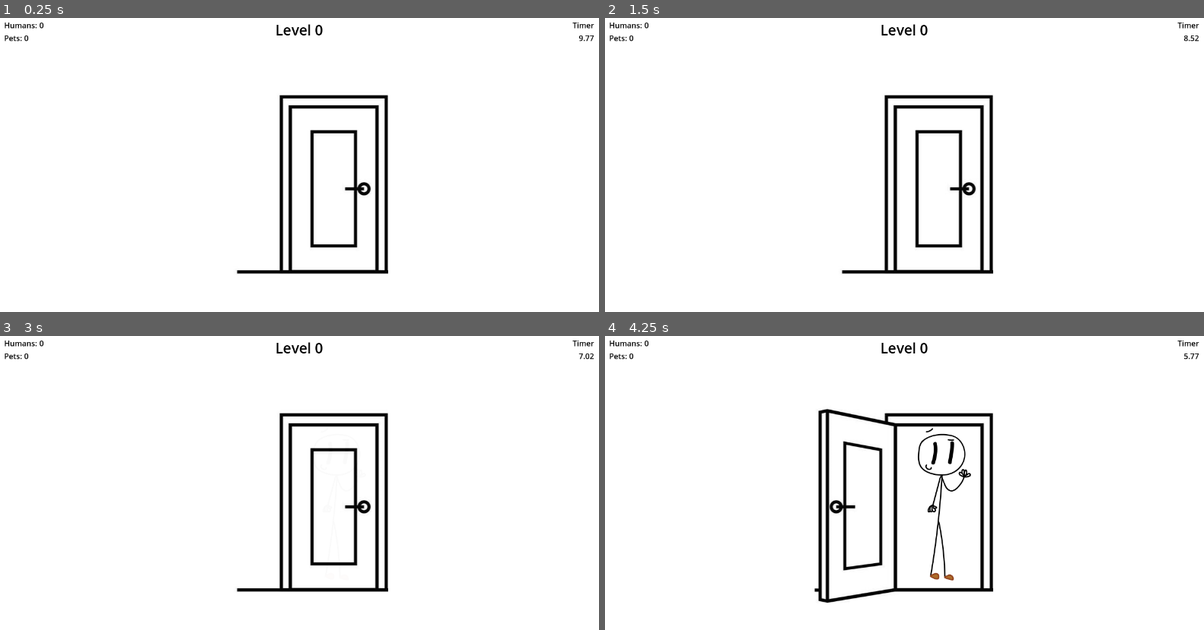
Above: before the commit, frames 1-4 (two rows, left to right).
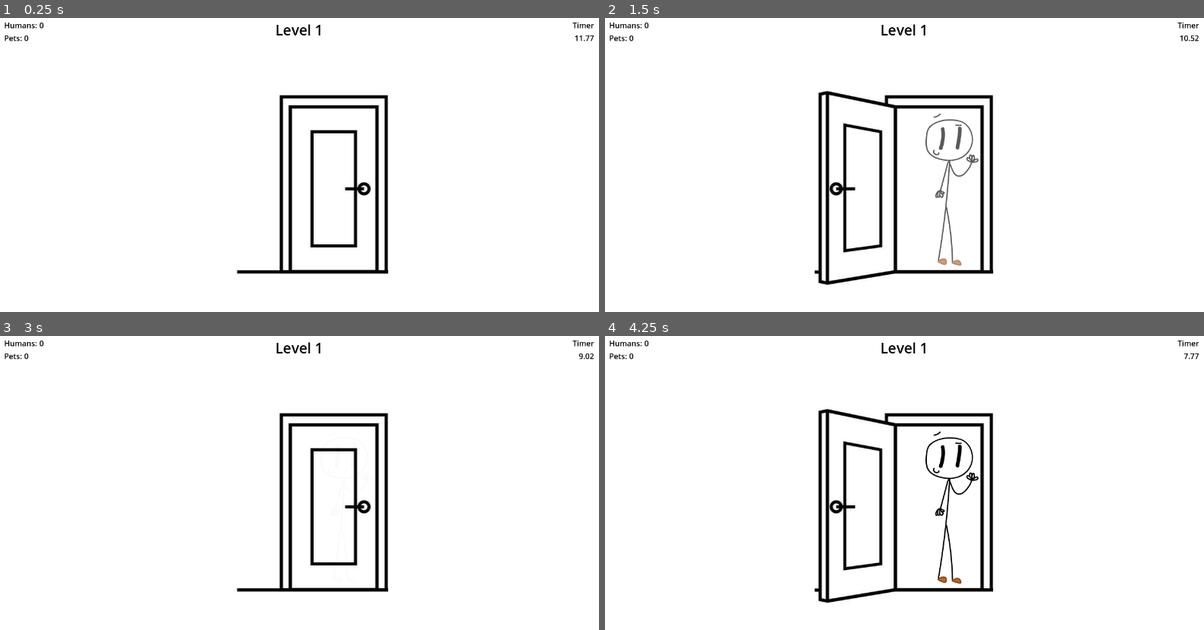
Above: after the commit, the same moments.

Repository: cjee246/NoPetsAllowed
Game: Godot game, scene res://scenes/main/main_game.tscn
The game is run twice, just before and just after one commit, with the same random seed, the same clock (stepped at 60 frames per second) and the same inputs.
Inputs (mouse positions are in pixels of both pictures, inside the frame that each line leads up to):
- Up to frame 1 (0.25 s): no input
- Up to frame 2 (1.5 s): tap Enter at 0.5 s; move the mouse to (910, 182) at 0.52 s; click (910, 182) at 0.67 s; move the mouse to (784, 203) at 1.27 s; click (784, 203) at 1.42 s
- Up to frame 3 (3 s): tap Space at 2 s; move the mouse to (359, 430) at 2.02 s; click (359, 430) at 2.17 s; tap Enter at 2.75 s; move the mouse to (269, 571) at 2.77 s; click (269, 571) at 2.92 s
- Up to frame 4 (4.25 s): move the mouse to (1084, 556) at 3.52 s; click (1084, 556) at 3.67 s

The runs differ from the first frame. In frame 1, less than 0.1% of the frame differs, in the area x 52-99%, y 2-9%; in frame 2, 4.2%, in the area x 34-99%, y 2-91%; in frame 3, less than 0.1%; in frame 4, 1.2%.

Commit message:
one row version complete

Diff:
--- a/no-pets-allowed/scenes/components/level_end.gd
+++ b/no-pets-allowed/scenes/components/level_end.gd
@@ -6,6 +6,7 @@
 @onready var lives_label: Label = $HBoxContainer/VBoxContainer/HBoxContainer2/LivesLabel
 @onready var next_button: Button = $HBoxContainer/VBoxContainer/NextButton
 @onready var desc_label: Label = $HBoxContainer/VBoxContainer/AddMoreLabel
+
 
 # Script specific variables
 enum GameState {LEVEL_COMPLETE, GAME_OVER}
@@ -44,7 +45,7 @@
 
 func setup_description():
 	if state == GameState.GAME_OVER:
-		desc_label.text = "Too many happy pets.\nShare your level and score!"
+		desc_label.text = "Too many pets allowed.\nShare your level and score!"
 	else:
 		desc_label.text = Main.get_level_desc()
 		pass
--- a/no-pets-allowed/scenes/main/main_game.gd
+++ b/no-pets-allowed/scenes/main/main_game.gd
@@ -5,6 +5,9 @@
 @onready var level_end: Control = $LevelEnd
 @onready var level_timer: Timer = $LevelTimer
 @onready var spawn_timer: Timer = $SpawnTimer
+
+# scenes
+var door_scene: PackedScene = preload("res://scenes/objects/door.tscn")
 
 # level-based variables
 var humans: int = 0
@@ -16,6 +19,7 @@
 	level_end.humans_prev = Main.humans
 
 	Main.set_level()
+	set_doors()
 	level_timer.wait_time = Main.level_time
 	level_timer.start()
 	spawn_timer.start()
@@ -36,15 +40,16 @@
 	ui.set_pets_label(pets)
 
 func _on_door_timer_timeout() -> void:
-	var door = randi_range(0, 1)
-	if door == 1:
-		$Doors/Door.open_door()
+	#var door = randi_range(0, 1)
+	#if door == 1:
+		#$TestDoor/Door.open_door()
+
+	var idx = randi_range(0, $Doors.get_child_count() - 1)
+	$Doors.get_child(idx).open_door()
 
 func _on_level_timer_timeout() -> void:
 	spawn_timer.stop()
-	for door in $Doors.get_children():
-		door.close_door()
-		door.queue_free()
+	clear_doors()
 	level_up()
 	level_end.activate_display()
 
@@ -62,7 +67,32 @@
 	Main.humans += humans
 	level_timer.stop()
 	spawn_timer.stop()
+	clear_doors()
+	level_end.activate_display()
+
+func set_doors():
+	for i in range (0, Main.doors):
+		var door = door_scene.instantiate()
+		$Doors.add_child(door)
+		door.human_entered.connect(_on_door_human_entered)
+		door.pet_entered.connect(_on_door_pet_entered)
+	center_doors()
+
+func center_doors():
+	var door_width = $Doors.get_child(0).width
+	var total_width = $Doors.get_child_count() * door_width
+	var view_width = $WhiteBg.size.x
+	var offset = (view_width - total_width) / 2
+	for door in $Doors.get_children():
+		door.position.y = 150
+		door.position.x = offset
+		offset += door_width
+
+func clear_doors():
+	for door in $TestDoor.get_children():
+		door.close_door()
+		door.queue_free()
+
 	for door in $Doors.get_children():
 		door.close_door()
 		door.queue_free()
-	level_end.activate_display()
--- a/no-pets-allowed/scenes/main/main_game.tscn
+++ b/no-pets-allowed/scenes/main/main_game.tscn
@@ -35,14 +35,15 @@
 
 [node name="SpawnTimer" type="Timer" parent="."]
 
-[node name="Doors" type="Node2D" parent="."]
+[node name="TestDoor" type="Node2D" parent="."]
+visible = false
 
-[node name="Door" parent="Doors" instance=ExtResource("1_2qwqm")]
+[node name="Door" parent="TestDoor" instance=ExtResource("1_2qwqm")]
 position = Vector2(640, 360)
 
-[node name="Doors2" type="Node2D" parent="."]
+[node name="Doors" type="Node2D" parent="."]
 
 [connection signal="timeout" from="LevelTimer" to="." method="_on_level_timer_timeout"]
 [connection signal="timeout" from="SpawnTimer" to="." method="_on_door_timer_timeout"]
-[connection signal="human_entered" from="Doors/Door" to="." method="_on_door_human_entered"]
-[connection signal="pet_entered" from="Doors/Door" to="." method="_on_door_pet_entered"]
+[connection signal="human_entered" from="TestDoor/Door" to="." method="_on_door_human_entered"]
+[connection signal="pet_entered" from="TestDoor/Door" to="." method="_on_door_pet_entered"]
--- a/no-pets-allowed/scenes/objects/door.gd
+++ b/no-pets-allowed/scenes/objects/door.gd
@@ -23,6 +23,10 @@
 var is_open: bool = false
 var is_human: bool = false
 var is_pet: bool = false
+var width: int = 0
+
+func _ready() -> void:
+	width = $ReferenceRect.size.x
 
 func set_door():
 	timer.wait_time = Main.door_time
@@ -95,7 +99,10 @@
 
 func spawn_object(object_scene: PackedScene):
 	var object = object_scene.instantiate()
-	object.position = Vector2(0,0) + Vector2(70, 0)
+	object.position = Vector2(120, 20)
+	print("global: " + str(global_position))
+	print("local: " + str(position))
+	print("object: " + str(object.position))
 	$Objects/Waiting.add_child(object)
 
 func _on_area_2d_input_event(viewport: Node, event: InputEvent, shape_idx: int) -> void:
--- a/no-pets-allowed/scenes/objects/door.tscn
+++ b/no-pets-allowed/scenes/objects/door.tscn
@@ -68,7 +68,14 @@
 [node name="Door" type="Node2D"]
 script = ExtResource("1_1mxlq")
 
+[node name="ReferenceRect" type="ReferenceRect" parent="."]
+z_index = 1
+offset_right = 374.0
+offset_bottom = 420.0
+mouse_filter = 2
+
 [node name="AnimatedSprite2D" type="AnimatedSprite2D" parent="."]
+position = Vector2(187, 210)
 sprite_frames = SubResource("SpriteFrames_2yfih")
 animation = &"closed"
 
@@ -77,8 +84,7 @@
 [node name="Area2D" type="Area2D" parent="."]
 
 [node name="CollisionShape2D" type="CollisionShape2D" parent="Area2D"]
-visible = false
-position = Vector2(8.5, -4)
+position = Vector2(197, 206)
 shape = SubResource("RectangleShape2D_m2g3c")
 
 [node name="Objects" type="Node2D" parent="."]
--- a/no-pets-allowed/scenes/objects/human.tscn
+++ b/no-pets-allowed/scenes/objects/human.tscn
@@ -16,9 +16,11 @@
 
 [node name="Human" type="Node2D"]
 modulate = Color(1, 1, 1, 0)
+z_index = 1
 script = ExtResource("1_kexcp")
 
 [node name="AnimatedSprite2D" type="AnimatedSprite2D" parent="."]
+position = Vector2(153, 197)
 scale = Vector2(0.5, 0.5)
 sprite_frames = SubResource("SpriteFrames_62aae")
 
--- a/no-pets-allowed/scenes/objects/pet.tscn
+++ b/no-pets-allowed/scenes/objects/pet.tscn
@@ -18,6 +18,7 @@
 script = ExtResource("1_dxfui")
 
 [node name="AnimatedSprite2D" type="AnimatedSprite2D" parent="."]
+position = Vector2(142, 190)
 scale = Vector2(0.6, 0.6)
 sprite_frames = SubResource("SpriteFrames_38dsw")
 
--- a/no-pets-allowed/scripts/main/main.gd
+++ b/no-pets-allowed/scripts/main/main.gd
@@ -9,18 +9,18 @@
 var state: GameStates = GameStates.TITLE
 
 # define constants
-const LIVES = 2
+const LIVES = 3
 const DOORS_MIN = 1
-const DOORS_MAX = 10
+const DOORS_MAX = 3
 const LEVEL_TIME_BASE = 10
 const LEVEL_TIME_INC = 2
 const LEVEL_TIME_MAX = 60
 const DOOR_TIME_BASE = 2
-const DOOR_TIME_DEC = 0.5
-const DOOR_TIME_LEVEL = 1
+const DOOR_TIME_DEC = 0.3
+const DOOR_TIME_LEVEL = 3
 
 # score variables
-var level: int = 0
+var level: int = 1
 var lives: int = LIVES
 var humans: int = 0
 var doors: int = 0
@@ -39,7 +39,7 @@
 	if level_time > LEVEL_TIME_MAX:
 		level_time = LEVEL_TIME_MAX
 
-	doors = level * 2
+	doors = level * 1
 	if doors < DOORS_MIN:
 		doors = DOORS_MIN
 	elif doors > DOORS_MAX:
